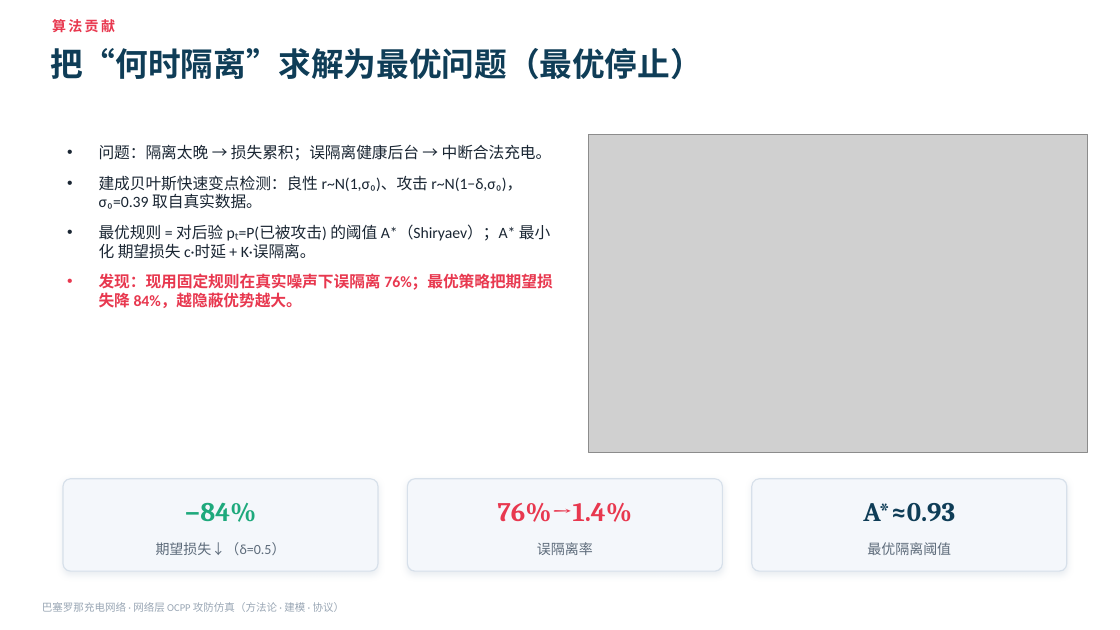
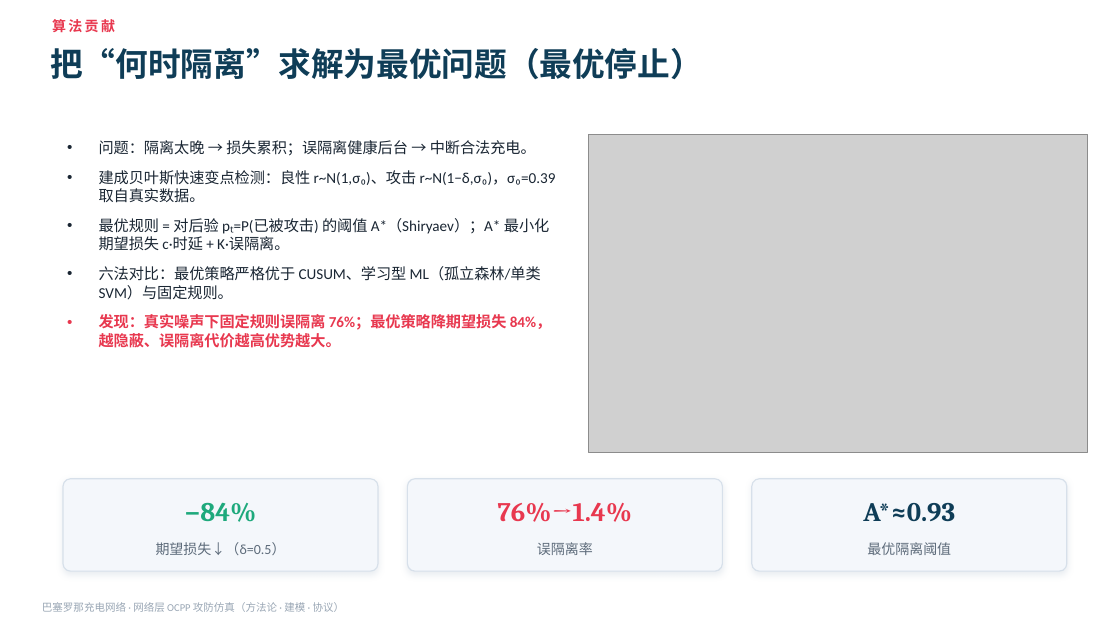
Before and after one commit to SmartCitiesTransportationHub/Project1, a slide deck: slide 10 of 巴塞罗那充电安全_方法建模协议科普PPT.pptx. Drawn at 1120x630 pixels with LibreOffice and Linux fonts; fonts in the diff are those of the drawing; grey boxes stand for pictures. Boxes give left, top, right and bottom in pixels: in the first picture for what was removed or moved away, otherwise in the second. Text is boxed around its words. In the diff, an @@ line names an element or a change of style, - is before the commit and + after.

```diff
--- a/巴塞罗那充电安全_方法建模协议科普PPT.pptx
+++ b/巴塞罗那充电安全_方法建模协议科普PPT.pptx
@@ text at bbox=[99, 140, 556, 251]: size 13.5 to 13 pt in "问题：隔离太晚 → 损失累积；误隔离健康后台 → 中断合法充电。", "建成贝叶斯快速变点检测：良性 r~N(1,σ₀)、攻击 r~N(1−δ,σ₀)，σ₀=0.39 取自真实数据。", "最优规则 = 对后验 pₜ=P(已被攻击) 的阈值 A*（Shiryaev）；A* 最小化 ..." @@
@@ text at bbox=[99, 266, 552, 348]: text changed; size 13.5 to 13 pt @@
-• 发现：现用固定规则在真实噪声下误隔离 76%；最优策略把期望损失降 84%，越隐蔽优势越大。
+• 六法对比：最优策略严格优于 CUSUM、学习型 ML（孤立森林/单类SVM）与固定规则。
+• 发现：真实噪声下固定规则误隔离 76%；最优策略降期望损失 84%，越隐蔽、误隔离代价越高优势越大。
```
Also in this commit, not shown: 8 other files.
